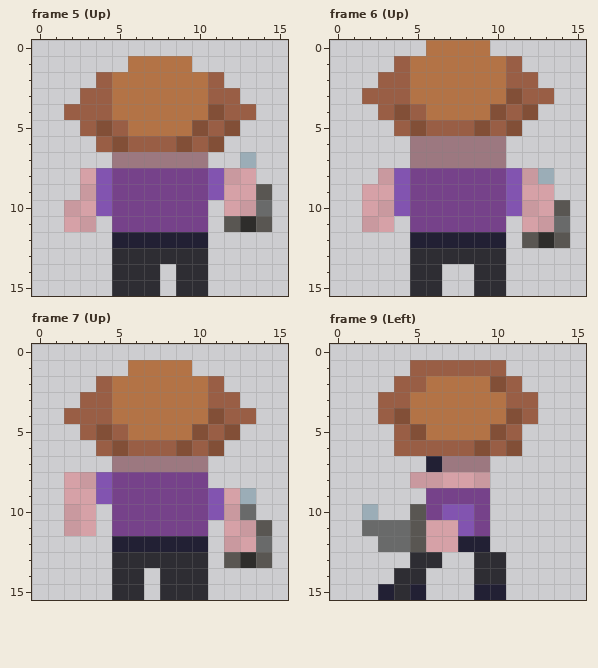
Pixel-art file -- assets/sprites/farmer.aseprite. This is how it looked before the edit.
16x16 pixels, 16 frames. Shown: frame 5 (Up), frame 6 (Up), frame 7 (Up), frame 9 (Left). The commit also changed other frames, which this record leaves out.
After:
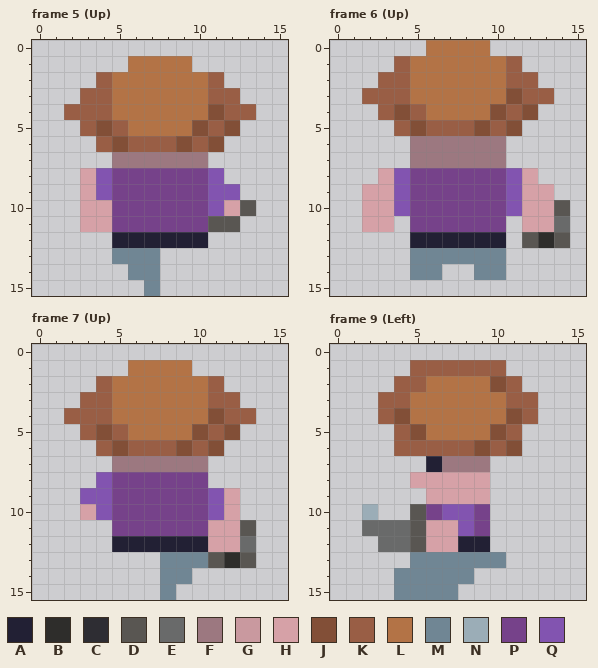
Palette (. is transparent): A #222034  B #2e2d2b  C #2e2d33  D #595652  E #696a6a  F #9c7880  G #c9999f  H #d6a1a7  J #824f37  K #995e45  L #b37346  M #708694  N #9badb7  P #76428a  Q #8254b0
Difference:
Frame 5 (Up), layers "Man", "WCbg":
y 7: x 13 N -> .
y 8: x 12..13 GH -> ..
y 9: x 3 G -> H; x 12..14 HHD -> Q..
y 10: x 2 G -> .; x 4 Q -> H; x 11 . -> Q; x 13..14 GE -> D.
y 11: x 2..4 HG. -> .HH; x 11 . -> D; x 13..14 BD -> ..
y 13: x 5..10 CCCCCC -> MMM...
y 14: x 5..7 CCC -> .MM; x 9..10 CC -> ..
y 15: x 5..7 CCC -> ..M; x 9..10 CC -> ..
Frame 6 (Up), layers "Man", "WCbg":
y 8: x 3 G -> H; x 12..13 GN -> H.
y 10: x 3 G -> H; x 12 G -> H
y 11: x 2 G -> H; x 13 G -> H
y 13: x 5..10 CCCCCC -> MMMMMM
y 14: x 5..6 CC -> MM; x 9..10 CC -> MM
y 15: x 5..6 CC -> ..; x 9..10 CC -> ..
Frame 7 (Up), layers "Man", "WCbg":
y 8: x 2..3 HG -> ..
y 9: x 2..3 HH -> .Q; x 13 N -> .
y 10: x 2 G -> .; x 4 . -> Q; x 12..13 GE -> H.
y 11: x 2..3 GH -> ..; x 11 . -> H; x 13..14 GD -> D.
y 12: x 11..14 .GHE -> HHE.
y 13: x 5..14 CCCCCC.DBD -> ...MMMDBD.
y 14: x 5..6 CC -> ..; x 8..10 CCC -> MM.
y 15: x 5..6 CC -> ..; x 8..10 CCC -> M..
Frame 9 (Left), layer "Man":
y 8: x 5..6 GG -> HH; x 9 G -> H
y 9: x 6..9 PPPP -> HHHH
y 13: x 5..10 CC..CC -> MMMMMM
y 14: x 4..10 CC...CC -> MMMMM..
y 15: x 3..7 ACA.. -> .MMMM; x 9..10 AA -> ..
Boxes around the changes in both pictures, in picture pixels (x1, y1, x2, y2):
changed: (64, 152, 272, 296)
changed: (362, 168, 554, 296)
changed: (64, 472, 272, 600)
changed: (378, 472, 506, 600)
